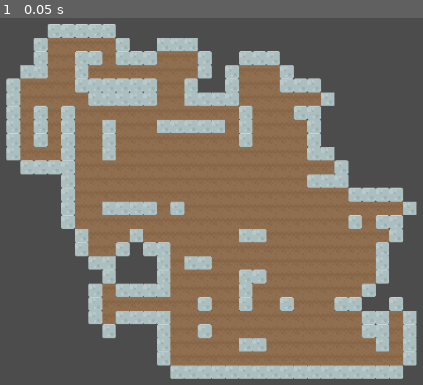
Above: before the commit, frame 1.
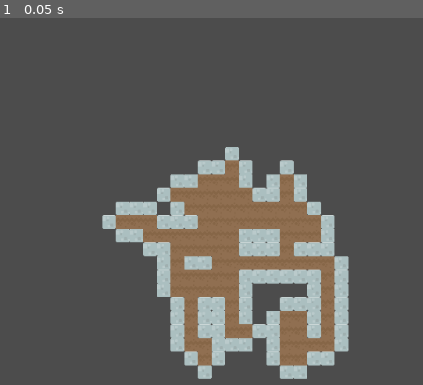
Above: after the commit, the same moment.

Repository: perrywink/godot_procedural_level_gen
Game: Godot game, scene res://Main.tscn
The game is run twice, just before and just after one commit, with the same random seed, the same clock (stepped at 60 frames per second) and the same inputs.
Inputs:
- Up to frame 1 (0.05 s): no input

The runs differ from the first frame. In frame 1, 50% of the frame differs, in the area x 1-99%, y 1-99%.

Commit message:
Fixed a typecast issue with the proportional fill criteria param

Diff:
--- a/LevelGenerator.gd
+++ b/LevelGenerator.gd
@@ -108,7 +108,7 @@
 			walkers[i].pos.x = clamp(walkers[i].pos.x, 1, levelWidth - 2)
 			walkers[i].pos.y = clamp(walkers[i].pos.y, 1, levelHeight - 2)
 
-		if (floorCount / levelArea >= targetGridFillPercent):
+		if (float(floorCount) / float(levelArea) >= targetGridFillPercent):
 			break;
 
 		iter += 1
--- a/LevelGenerator.tscn
+++ b/LevelGenerator.tscn
@@ -4,3 +4,4 @@
 
 [node name="LevelGenerator" type="Node"]
 script = ExtResource( 1 )
+targetGridFillPercent = 0.2
